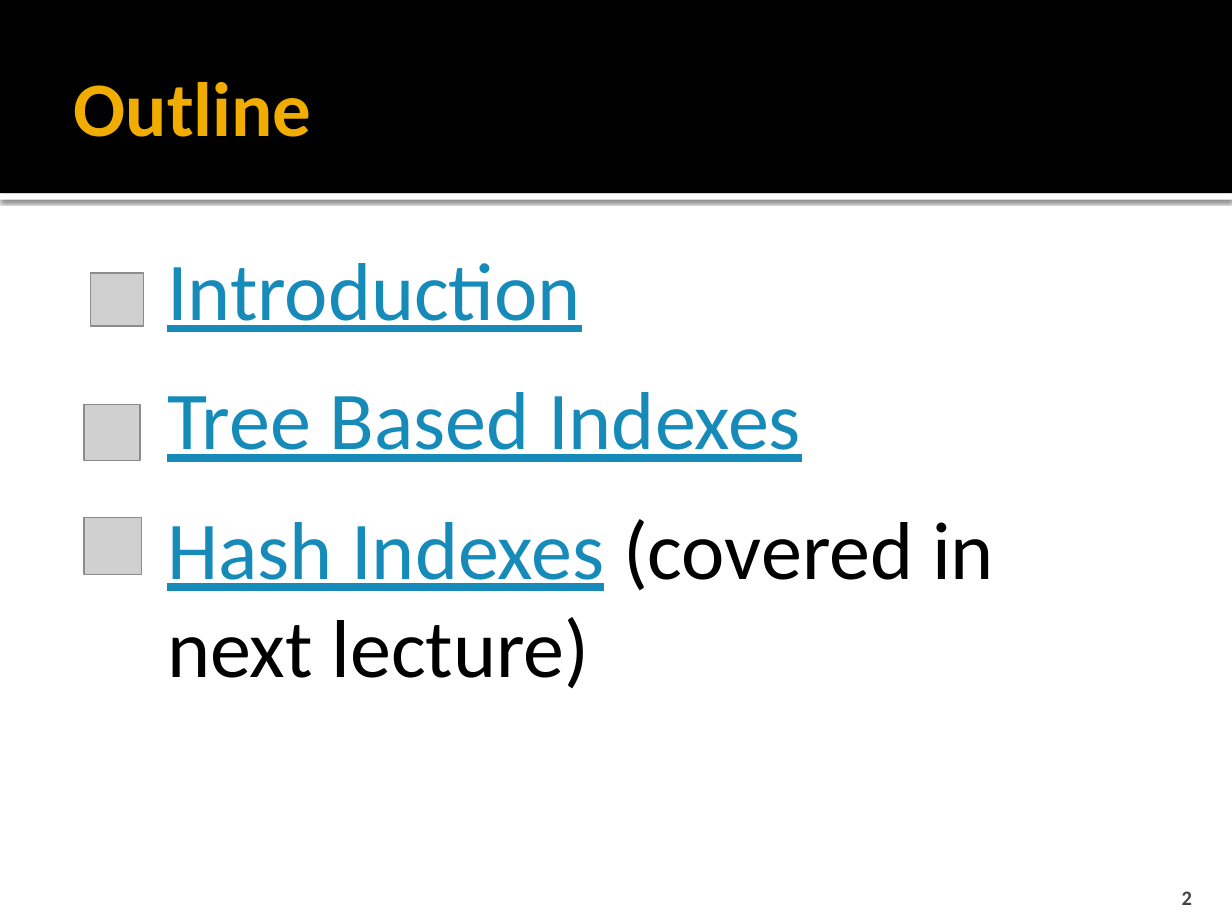
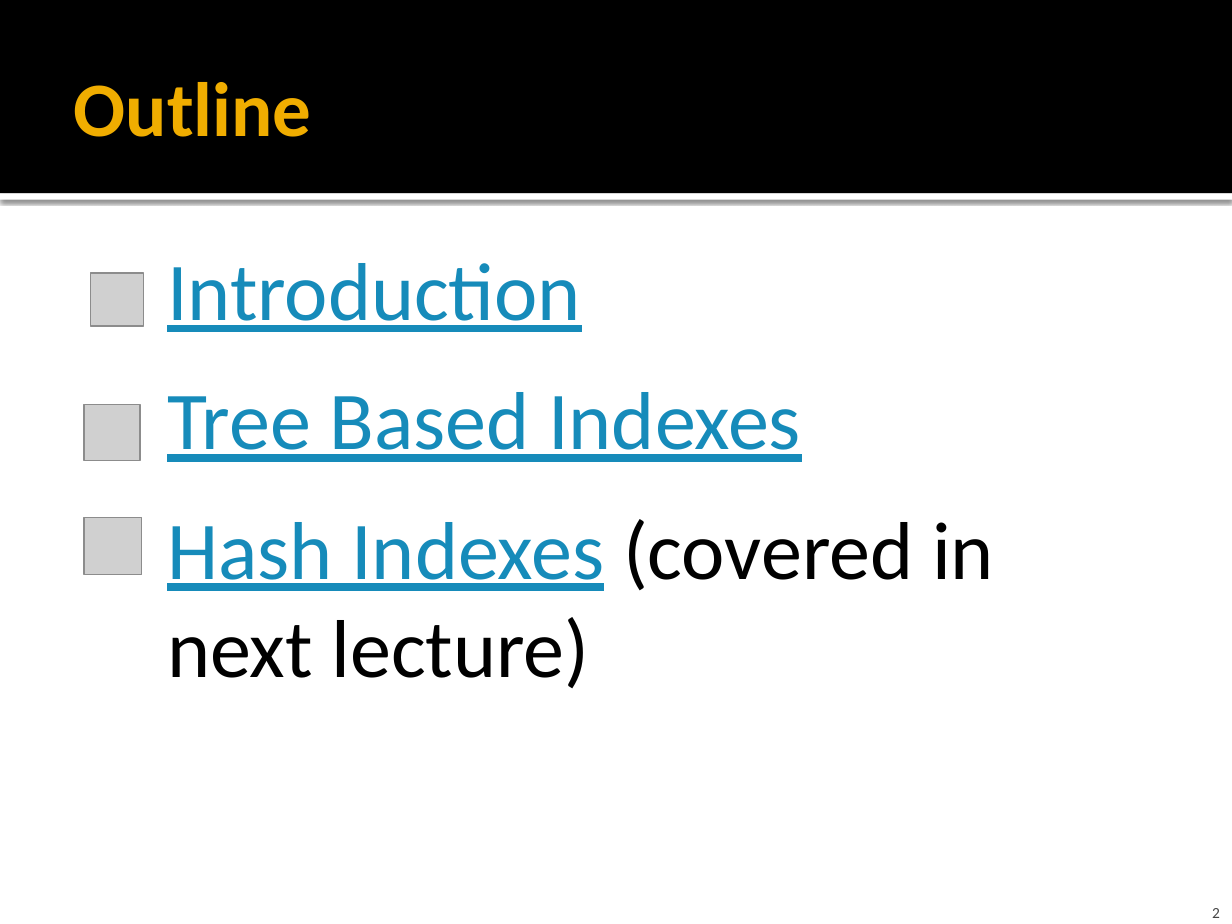
Before and after one commit to cmpt606f19/cmpt606-content, a slide deck: slide 2 of Lectures/06 Indexing.pptx. Drawn at 1232x924 pixels with LibreOffice and Linux fonts; fonts in the diff are those of the drawing; grey boxes stand for pictures. Boxes give left, top, right and bottom in pixels: in the first picture for what was removed or moved away, otherwise in the second. Text is boxed around its words. In the diff, an @@ line names an element or a change of style, - is before the commit and + after.

```diff
--- a/Lectures/06 Indexing.pptx
+++ b/Lectures/06 Indexing.pptx
@@ page number: place and size @@
-page number at bbox=[1182, 891, 1192, 905]
+page number at bbox=[1212, 908, 1220, 918]
@@ page number at bbox=[1212, 908, 1220, 918]: size 12 to 9 pt @@
```
Also in this commit, not shown: 20 other slides changed, 3 slides added, 1 other file.
